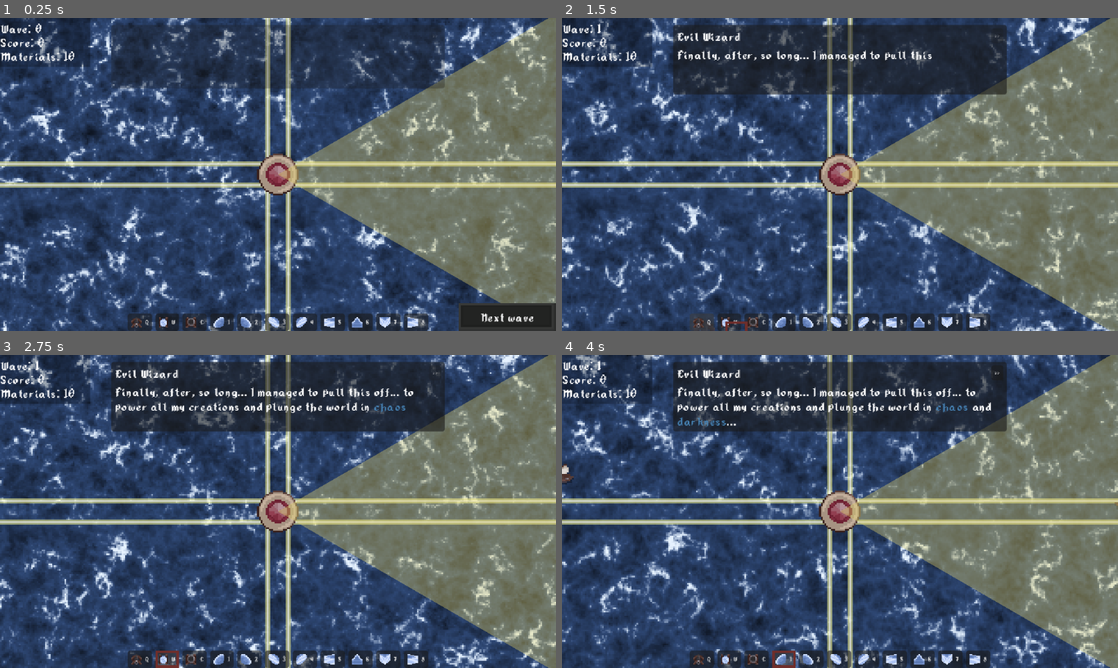
Above: before the commit, frames 1-4 (two rows, left to right).
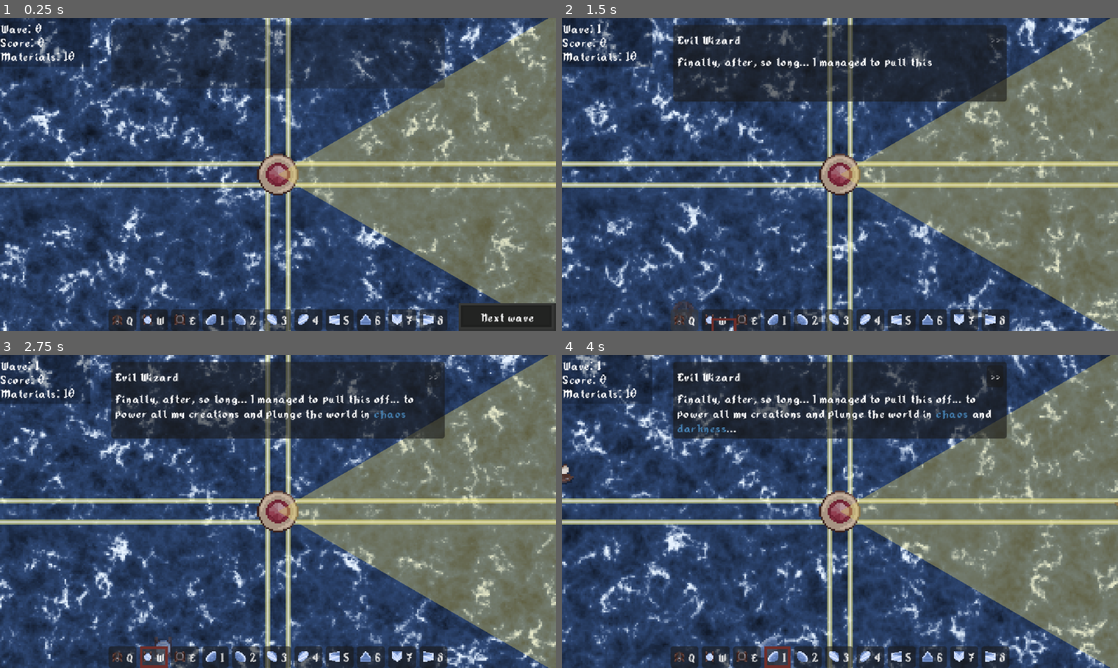
Above: after the commit, the same moments.

Repository: TrueHopolok/gj_solarnight
Game: Godot game, scene res://scenes/main_game_scene/main_game_scene.tscn
Same seed, same stepped clock (60 frames per second), same inputs: the game is played once before the commit and once after it. Sound files missing from this copy of the repository are replaced by a short silence.
Inputs:
- Up to frame 1 (0.25 s): no input
- Up to frame 2 (1.5 s): click "Next wave" at 0.5 s; click "Q" at 1.25 s
- Up to frame 3 (2.75 s): click "W" at 2 s
- Up to frame 4 (4 s): click "E" at 2.75 s; click "1" at 3.5 s

The runs differ from the first frame. In frame 1, 2.6% of the frame differs, in the area x 19-81%, y 5-100%; in frame 2, 5.2%; in frame 3, 6.7%; in frame 4, 7.0%, in the area x 19-81%, y 4-100%.

Commit message:
feature: slider art

Diff:
--- a/ui/themes/default.tres
+++ b/ui/themes/default.tres
@@ -1,8 +1,54 @@
 [gd_resource type="Theme" format=3 uid="uid://b8ecc687tvf12"]
 
 [ext_resource type="FontFile" uid="uid://baft4cs2mxmrg" path="res://assets/fonts/MedievalKnife-Regular.ttf" id="1_6tjce"]
+[ext_resource type="Texture2D" uid="uid://ej5weg4cmtqu" path="res://assets/sprites/slider.png" id="1_l84ts"]
+
+[sub_resource type="AtlasTexture" id="AtlasTexture_l84ts"]
+atlas = ExtResource("1_l84ts")
+region = Rect2(24, 20, 18, 34)
+
+[sub_resource type="AtlasTexture" id="AtlasTexture_jkqby"]
+atlas = ExtResource("1_l84ts")
+region = Rect2(0, 20, 18, 34)
+
+[sub_resource type="AtlasTexture" id="AtlasTexture_g30mv"]
+atlas = ExtResource("1_l84ts")
+region = Rect2(0, 10, 102, 8)
+
+[sub_resource type="StyleBoxTexture" id="StyleBoxTexture_qsqt6"]
+texture = SubResource("AtlasTexture_g30mv")
+texture_margin_left = 2.0
+texture_margin_top = 2.0
+texture_margin_right = 2.0
+texture_margin_bottom = 2.0
+expand_margin_left = 2.0
+expand_margin_top = 2.0
+expand_margin_right = 2.0
+expand_margin_bottom = 2.0
+region_rect = Rect2(0, 0, 102, 8)
+
+[sub_resource type="AtlasTexture" id="AtlasTexture_4a5x1"]
+atlas = ExtResource("1_l84ts")
+region = Rect2(4, 4, 204, 16)
+
+[sub_resource type="StyleBoxTexture" id="StyleBoxTexture_jkqby"]
+texture = SubResource("AtlasTexture_4a5x1")
+texture_margin_left = 2.0
+texture_margin_top = 2.0
+texture_margin_right = 2.0
+texture_margin_bottom = 2.0
+expand_margin_left = 2.0
+expand_margin_top = 2.0
+expand_margin_right = 2.0
+expand_margin_bottom = 2.0
+region_rect = Rect2(0, 0, 204, 16)
 
 [resource]
 default_font = ExtResource("1_6tjce")
-default_font_size = 8
+default_font_size = 16
+HSlider/icons/grabber = SubResource("AtlasTexture_l84ts")
+HSlider/icons/grabber_highlight = SubResource("AtlasTexture_jkqby")
+HSlider/styles/grabber_area = SubResource("StyleBoxTexture_qsqt6")
+HSlider/styles/grabber_area_highlight = SubResource("StyleBoxTexture_qsqt6")
+HSlider/styles/slider = SubResource("StyleBoxTexture_jkqby")
 Label/font_sizes/font_size = 16
Binary file added: assets/sprites/slider.png
Not shown, added: assets/sprites/slider.png.import
